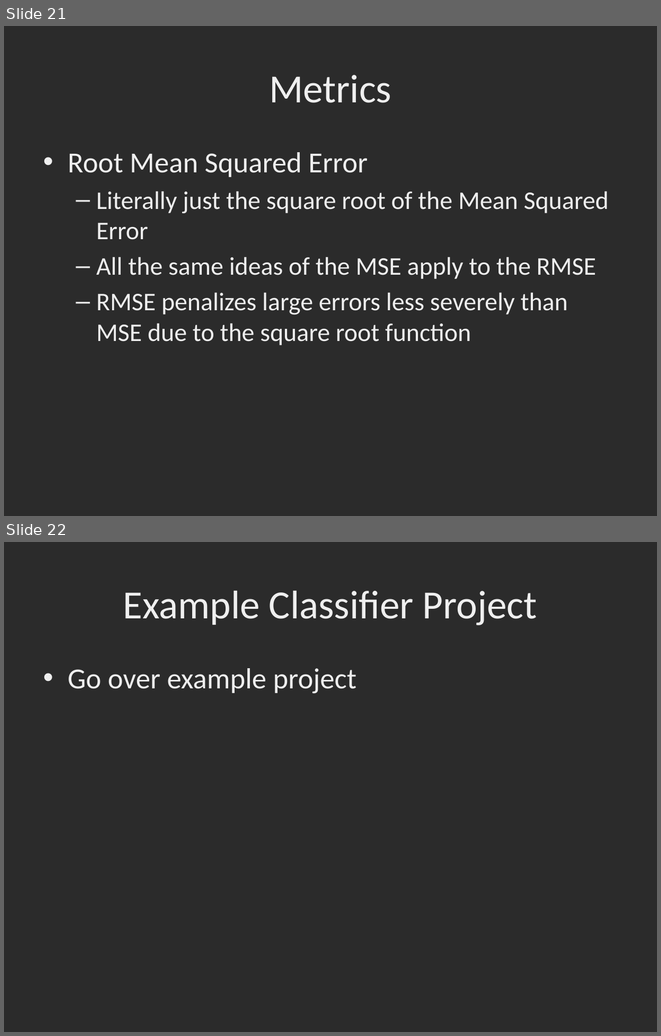
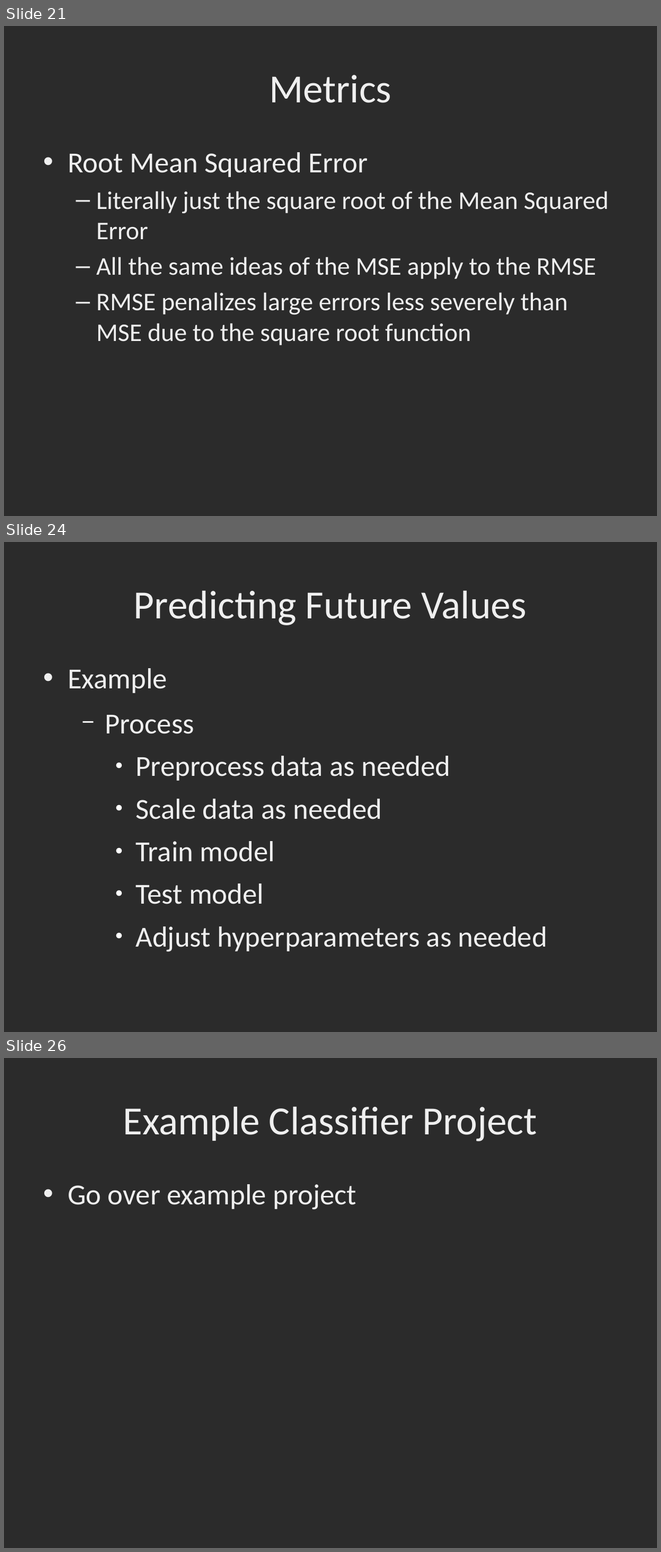
Before and after one commit to dbowmans46/PracticalProgramming, a slide deck: Session 7 - Python/Instructional Material/Machine Learning Slides/Session 7 - Python ML 11: Review and Project for Regressors.odp. Shown one above the other, each under a label of ours: slides 21 and 22 before the commit, slides 21, 24 and 26 after it; the slides between them are not shown. The pictures are 661x1036 and 661x1552 pixels, drawn with LibreOffice and Linux fonts; fonts in the diff are those of the drawing; background and template pictures are left out; a plain dark background stands for a picture behind light text. Boxes give left, top, right and bottom in pixels: in the first picture for what was removed or moved away, otherwise in the second. Text is boxed around its words. In the diff, an @@ line names an element or a change of style, - is before the commit and + after.

```diff
--- a/Session 7 - Python/Instructional Material/Machine Learning Slides/Session 7 - Python ML 11: Review and Project for Regressors.odp
+++ b/Session 7 - Python/Instructional Material/Machine Learning Slides/Session 7 - Python ML 11: Review and Project for Regressors.odp
@@ slide 24 added at box(4, 542, 657, 1032), background picture (left out) @@
@@ title added at box(134, 590, 526, 625), 44 pt, text #EFEFEF @@
+Predicting Future Values
@@ text added at box(68, 668, 547, 952), 32 pt, text #EFEFEF @@
+• Example
+  − Process
+    ● Preprocess data as needed
+    ● Scale data as needed
+    ● Train model
+    ● Test model
+    ● Adjust hyperparameters as needed
@@ what was slide 22 is now slide 26 @@
```
Also in this commit, not shown: 1 slide changed, 3 other slides added, 7 other files.
